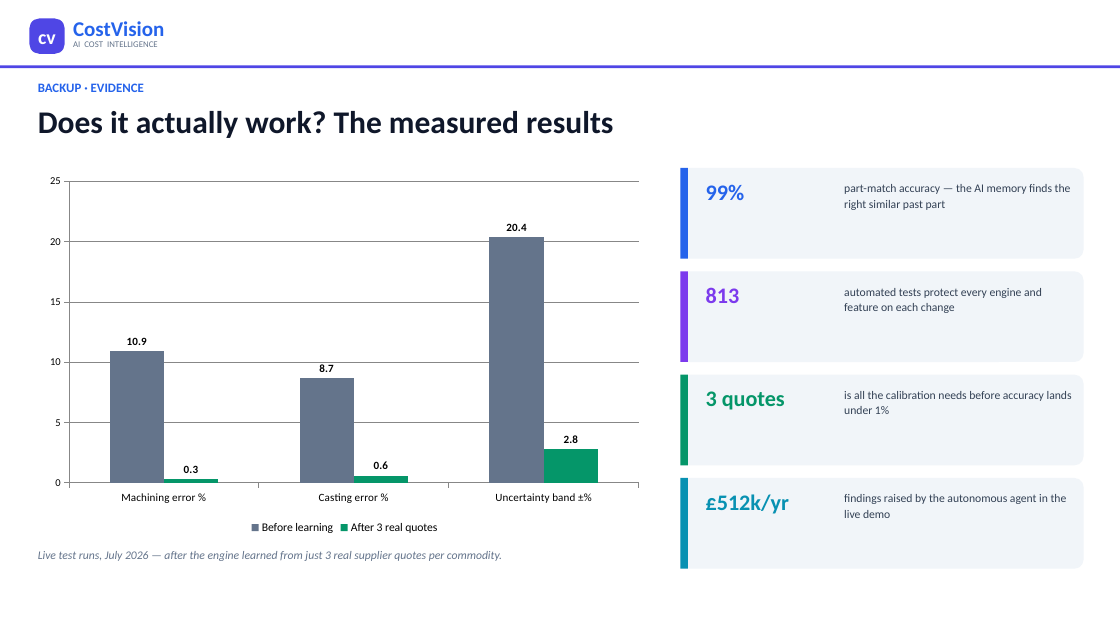
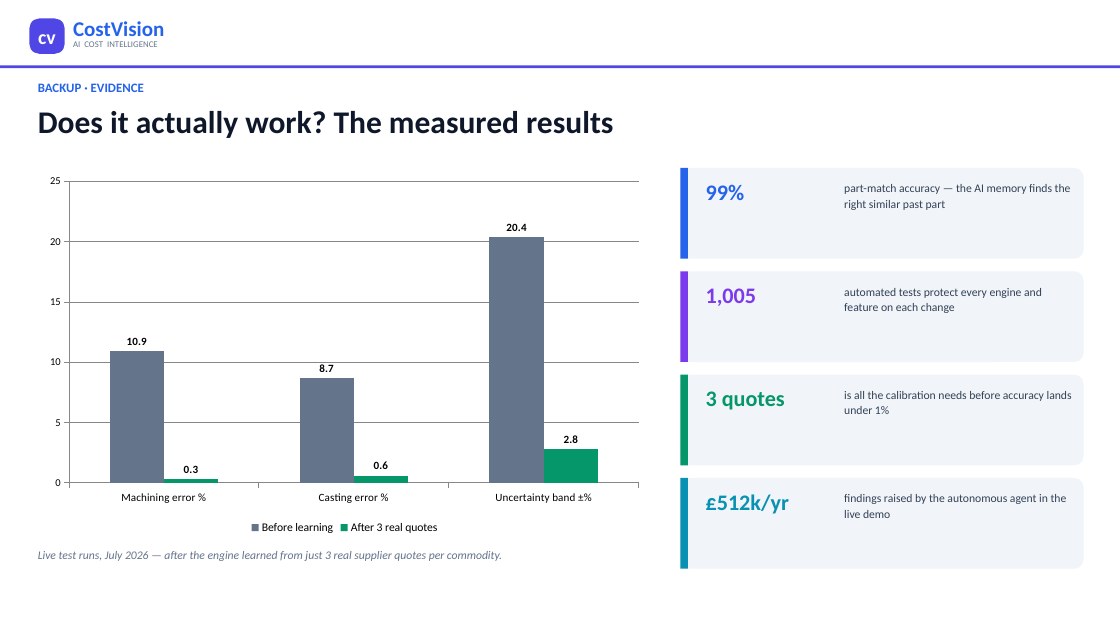
Before and after one commit to bhosaleavinash546/leamington-marathi, a slide deck: slide 21 of CostVision-Implementation-Blueprint.pptx. Drawn at 1120x630 pixels with LibreOffice and Linux fonts; fonts in the diff are those of the drawing. Boxes give left, top, right and bottom in pixels: in the first picture for what was removed or moved away, otherwise in the second. Text is boxed around its words. In the diff, an @@ line names an element or a change of style, - is before the commit and + after.

```diff
--- a/CostVision-Implementation-Blueprint.pptx
+++ b/CostVision-Implementation-Blueprint.pptx
@@ text at (706,288,757,306): text changed @@
-813
+1,005
```
Also in this commit, not shown: 5 other slides changed, 1 other file.
